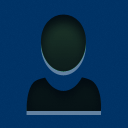
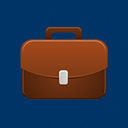
Revision of a layered 128×128 image; what changed, layer by layer:
hid group "Group 1" (1 layers) over [26, 14, 102, 115]
added layer "1387391286_Briefcase" above "1387290787_user" over [20, 27, 108, 100]
